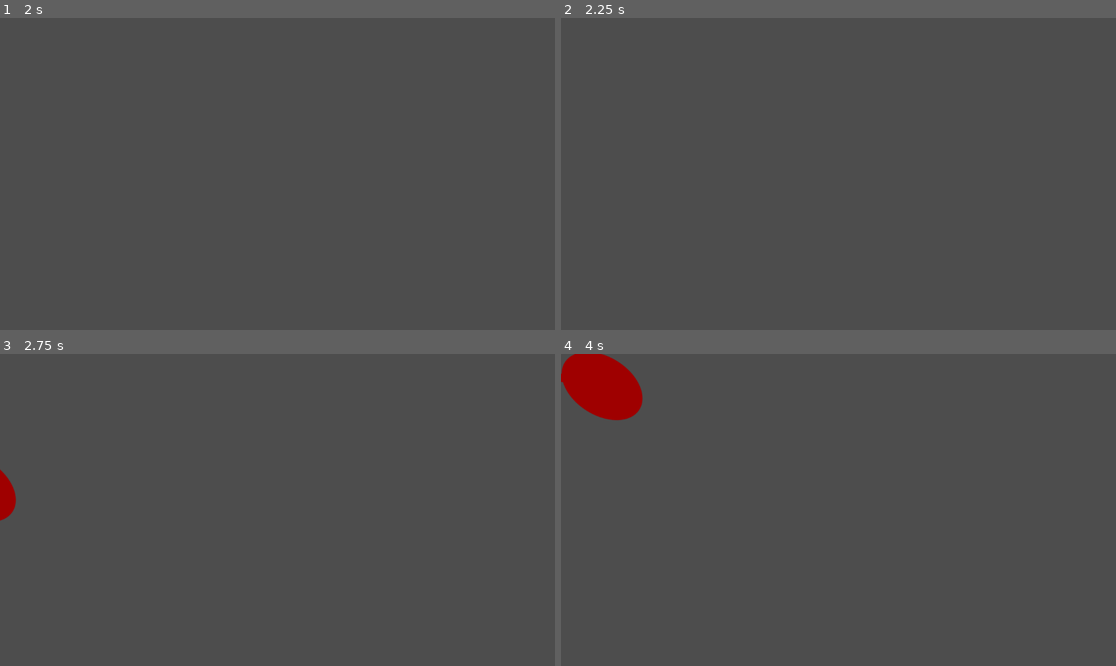
Above: before the commit, frames 1-4 (two rows, left to right).
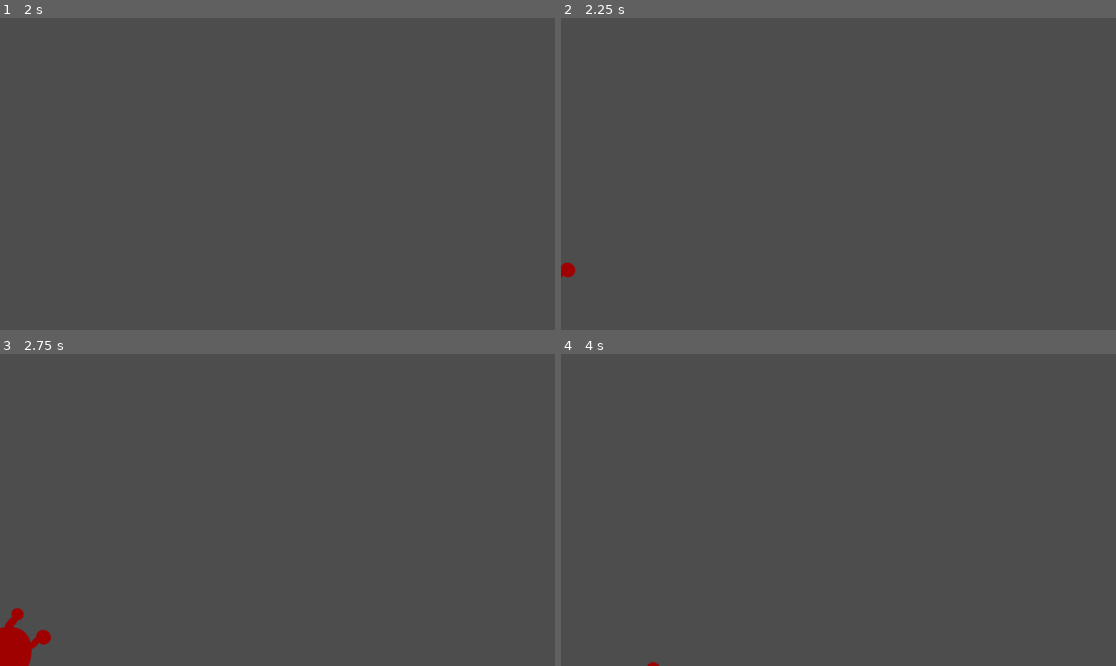
Above: after the commit, the same moments.

Repository: Dorfultariant/fgj_2024
Game: Godot game, scene res://scenes/world/world.tscn
The game is run twice, just before and just after one commit, with the same random seed, the same clock (stepped at 60 frames per second) and the same inputs.
Inputs:
- Up to frame 1 (2 s): tap Enter at 0.5 s; tap Space at 1.25 s
- Up to frame 2 (2.25 s): tap Enter at 2 s
- Up to frame 3 (2.75 s): no input
- Up to frame 4 (4 s): no input

Frame 1 is identical in both runs. In frame 2, 0.1% of the frame differs, in the area x 0-3%, y 78-84%; in frame 3, 1.2%; in frame 4, 2.4%, in the area x 0-18%, y 0-100%.

Commit message:
paths for first level

Diff:
--- a/scenes/world/level_1.tscn
+++ b/scenes/world/level_1.tscn
@@ -1,7 +1,19 @@
-[gd_scene load_steps=3 format=3 uid="uid://n5b18i3uoerj"]
+[gd_scene load_steps=5 format=3 uid="uid://n5b18i3uoerj"]
 
 [ext_resource type="PackedScene" uid="uid://bn4hqehqchtlc" path="res://scenes/world/world.tscn" id="1_kwbdo"]
 [ext_resource type="Texture2D" uid="uid://kr3pd3uabibd" path="res://resources/background/anti_td_test_bg_1.png" id="2_o8af1"]
+
+[sub_resource type="Curve2D" id="Curve2D_g6c0i"]
+_data = {
+"points": PackedVector2Array(0, 0, 0, 0, -1112, 212, 0, 0, 0, 0, -758, 130, 0, 0, 0, 0, -642, -63, 0, 0, 0, 0, -535, -210, 0, 0, 0, 0, -422, -303, 0, 0, 0, 0, -241, -354, 0, 0, 0, 0, -74, -376, 0, 0, 0, 0, 102, -374, 0, 0, 0, 0, 223, -323, 0, 0, 0, 0, 345, -241, 0, 0, 0, 0, 444, -99, 0, 0, 0, 0, 540, 5, 0, 0, 0, 0, 690, 25, 0, 0, 0, 0, 1193, 5)
+}
+point_count = 14
+
+[sub_resource type="Curve2D" id="Curve2D_k0mig"]
+_data = {
+"points": PackedVector2Array(0, 0, 0, 0, -1157, 226, 0, 0, 0, 0, -719, 147, 0, 0, 0, 0, -580, 127, 0, 0, 0, 0, -456, 104, 0, 0, 0, 0, -382, 85, 0, 0, 0, 0, -275, -23, 0, 0, 0, 0, -193, -37, 0, 0, 0, 0, -116, -14, 0, 0, 0, 0, -40, 147, 0, 0, 0, 0, 42, 144, 0, 0, 0, 0, 121, 85, 0, 0, 0, 0, 237, -14, 0, 0, 0, 0, 283, -34, 0, 0, 0, 0, 373, 31, 0, 0, 0, 0, 560, 53, 0, 0, 0, 0, 1298, -14)
+}
+point_count = 16
 
 [node name="Level_1" instance=ExtResource("1_kwbdo")]
 
@@ -82,4 +94,18 @@
 [node name="Marker2D22" type="Marker2D" parent="Node2D" index="21"]
 position = Vector2(755, 189)
 
+[node name="Route_1" type="Path2D" parent="." index="5"]
+curve = SubResource("Curve2D_g6c0i")
+
+[node name="Teletubbies" type="PathFollow2D" parent="Route_1" index="0"]
+position = Vector2(-1112, 212)
+rotation = -0.227624
+
+[node name="Route_2" type="Path2D" parent="." index="6"]
+curve = SubResource("Curve2D_k0mig")
+
+[node name="Teletubbies" type="PathFollow2D" parent="Route_2" index="0"]
+position = Vector2(-1157, 226)
+rotation = -0.178447
+
 [connection signal="timeout" from="TelebattiesTimer" to="." method="_on_telebatties_timer_timeout"]
--- a/scenes/world/world.gd
+++ b/scenes/world/world.gd
@@ -6,15 +6,15 @@
 # Called when the node enters the scene tree for the first time.
 func _ready():
 	var telebatties = telebatties_scene.instantiate() # Replace with function body.
-	$Route/RoutedObjects/Telebatties.add_child(telebatties)
+	$Route/Teletubbies.add_child(telebatties)
 
 
 # Called every frame. 'delta' is the elapsed time since the previous frame.
 func _process(delta):
-	$Route/RoutedObjects.progress += speed * delta
+	$Route/Teletubbies.progress += speed * delta
 
 
 
 func _on_telebatties_timer_timeout():
 	var telebatties = telebatties_scene.instantiate() # Replace with function body.
-	$Route/RoutedObjects/Telebatties.add_child(telebatties)
+	$Route/Teletubbies.add_child(telebatties)
--- a/scenes/world/world.tscn
+++ b/scenes/world/world.tscn
@@ -4,9 +4,9 @@
 
 [sub_resource type="Curve2D" id="Curve2D_ru10x"]
 _data = {
-"points": PackedVector2Array(0, 0, 0, 0, -1078, 201, 0, 0, 0, 0, -900, 192, 0, 0, 0, 0, -778, 150, 0, 0, 0, 0, -693, 34, 0, 0, 0, 0, -603, -99, 0, 0, 0, 0, -495, -269, 0, 0, 0, 0, -396, -317, 0, 0, 0, 0, -266, -360, 0, 0, 0, 0, -85, -385, 0, 0, 0, 0, 56, -360, 0, 0, 0, 0, 223, -340, 0, 0, 0, 0, 373, -232, 0, 0, 0, 0, 450, -102, 0, 0, 0, 0, 520, -12, 0, 0, 0, 0, 619, 42, 0, 0, 0, 0, 1004, 11, 0, 0, 0, 0, 1089, 5)
+"points": PackedVector2Array(0, 0, 0, 0, -1078, 201, 0, 0, 0, 0, -900, 192, 0, 0, 0, 0, -753, 167, 0, 0, 0, 0, -495, 387, 0, 0, 0, 0, -407, 427, 0, 0, 0, 0, -286, 444, 0, 0, 0, 0, 8, 435, 0, 0, 0, 0, 186, 418, 0, 0, 0, 0, 353, 350, 0, 0, 0, 0, 478, 254, 0, 0, 0, 0, 582, 144, 0, 0, 0, 0, 642, 96, 0, 0, 0, 0, 730, 36, 0, 0, 0, 0, 1089, 5)
 }
-point_count = 17
+point_count = 14
 
 [node name="World" type="Node2D"]
 script = ExtResource("1_2i7cf")
@@ -16,10 +16,8 @@
 [node name="Route" type="Path2D" parent="."]
 curve = SubResource("Curve2D_ru10x")
 
-[node name="RoutedObjects" type="PathFollow2D" parent="Route"]
+[node name="Teletubbies" type="PathFollow2D" parent="Route"]
 position = Vector2(-1078, 201)
 rotation = -0.0505188
 
-[node name="Telebatties" type="Node2D" parent="Route/RoutedObjects"]
-
 [node name="Camera2D" type="Camera2D" parent="."]
